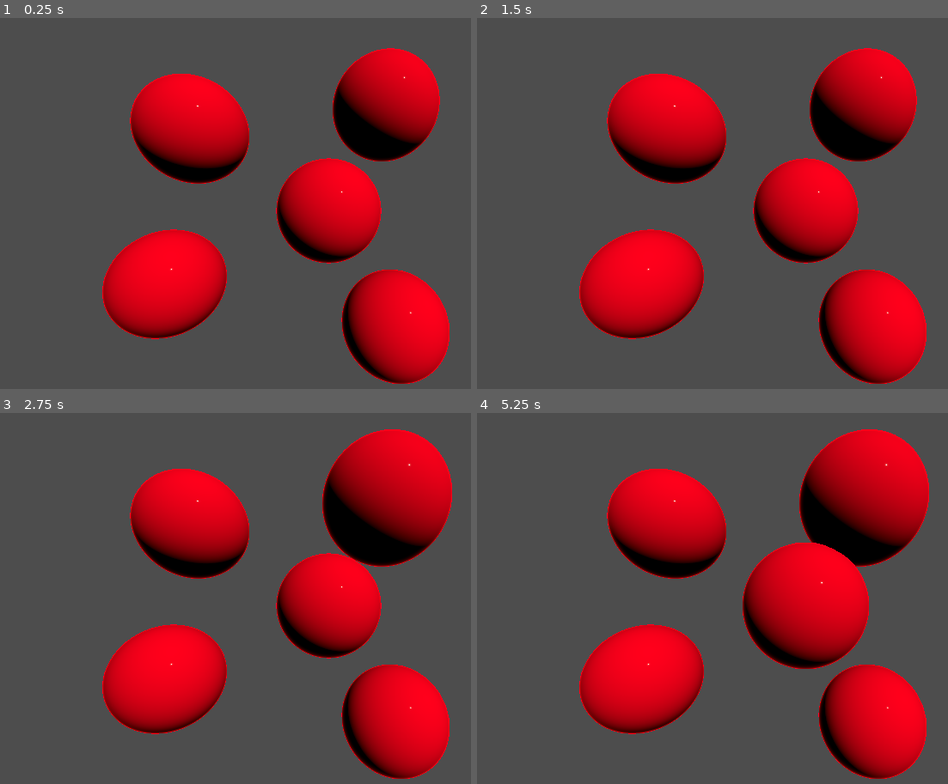
Above: before the commit, frames 1-4 (two rows, left to right).
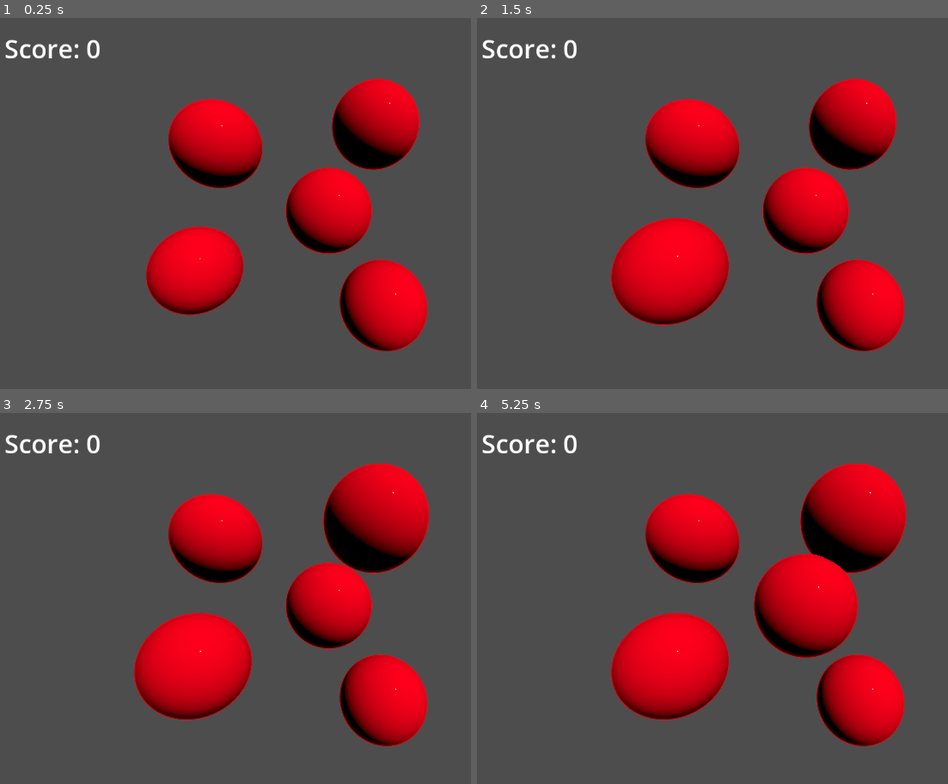
Above: after the commit, the same moments.

Repository: beltranbot/godot-mini-projects
Game: Godot game, scene res://Balloon Popper/BalloonPopper.tscn
Two runs of this game, one before a commit and one after it. Both use one fixed random seed, a clock stepped at 60 frames per second and the inputs below. The project has no main scene, so this scene is started directly.
Inputs (mouse positions are in pixels of both pictures, inside the frame that each line leads up to):
- Up to frame 1 (0.25 s): no input
- Up to frame 2 (1.5 s): tap Enter at 0.5 s; move the mouse to (outside the picture) at 0.52 s; click (outside the picture) at 0.67 s; tap Space at 1.25 s; move the mouse to (670, 229) at 1.27 s; click (670, 229) at 1.42 s
- Up to frame 3 (2.75 s): tap Enter at 2 s; move the mouse to (395, 520) at 2.02 s; click (395, 520) at 2.17 s
- Up to frame 4 (5.25 s): tap Space at 2.75, 4.25 s; move the mouse to (773, 683) at 2.77 s; click (773, 683) at 2.92 s; tap Enter at 3.5 s; move the mouse to (outside the picture) at 3.52 s; click (outside the picture) at 3.67 s; move the mouse to (599, 546) at 4.27 s; click (599, 546) at 4.42 s; move the mouse to (839, 605) at 5.02 s; click (839, 605) at 5.17 s

The runs differ from the first frame. In frame 1, 23% of the frame differs, in the area x 1-96%, y 5-99%; in frame 2, 23%; in frame 3, 25%; in frame 4, 26%, in the area x 1-96%, y 4-99%.

Commit message:
7. Balloon Popper - Part 4

Diff:
--- a/Balloon Popper/BallonManager.gd
+++ b/Balloon Popper/BallonManager.gd
@@ -1,7 +1,8 @@
 extends Node3D
 
 var _score: int = 0
+@export var _score_text: Label
 
 func increase_score(amount):
 	_score += amount
-	print("Score: ", _score)
+	_score_text.text = str("Score: " , _score)
--- a/Balloon Popper/Balloon.gd
+++ b/Balloon Popper/Balloon.gd
@@ -1,8 +1,8 @@
 extends Area3D
 
-var _clicks_to_pop: int = 3
-var _size_increase: float = 0.2
-var _score_to_give: int = 1
+@export var _clicks_to_pop: int = 3
+@export var _size_increase: float = 0.2
+@export var _score_to_give: int = 1
 
 var _event: InputEvent
 
--- a/Balloon Popper/BalloonPopper.tscn
+++ b/Balloon Popper/BalloonPopper.tscn
@@ -1,10 +1,14 @@
-[gd_scene load_steps=3 format=3 uid="uid://dbjkccbk2qnb3"]
+[gd_scene load_steps=4 format=3 uid="uid://dbjkccbk2qnb3"]
 
 [ext_resource type="Script" uid="uid://cnlqre44mj514" path="res://Balloon Popper/BallonManager.gd" id="1_8r3wg"]
 [ext_resource type="PackedScene" uid="uid://yylhke7lj8dh" path="res://Balloon Popper/balloon.tscn" id="2_dhm31"]
 
-[node name="Main" type="Node3D"]
+[sub_resource type="LabelSettings" id="LabelSettings_dhm31"]
+font_size = 43
+
+[node name="Main" type="Node3D" node_paths=PackedStringArray("_score_text")]
 script = ExtResource("1_8r3wg")
+_score_text = NodePath("ScoreText")
 
 [node name="Balloon" parent="." instance=ExtResource("2_dhm31")]
 
@@ -21,8 +25,16 @@
 transform = Transform3D(1, 0, 0, 0, 1, 0, 0, 0, 1, -1.52733, -0.683959, 0.00443482)
 
 [node name="Camera3D" type="Camera3D" parent="."]
-transform = Transform3D(1, 0, 0, 0, 1, 0, 0, 0, 1, 0, 0, 2.44652)
+transform = Transform3D(1, 0, 0, 0, 1, 0, 0, 0, 1, 0, 0, 2.95474)
 current = true
 
 [node name="DirectionalLight3D" type="DirectionalLight3D" parent="."]
 transform = Transform3D(-0.849193, 0.319814, 0.420226, -2.58661e-08, -0.795759, 0.605614, 0.528083, 0.514283, 0.675753, 0.466043, 4.79356, 2.43912)
+
+[node name="ScoreText" type="Label" parent="."]
+offset_left = 32.0
+offset_top = 22.0
+offset_right = 456.0
+offset_bottom = 121.0
+text = "Score: 0"
+label_settings = SubResource("LabelSettings_dhm31")
